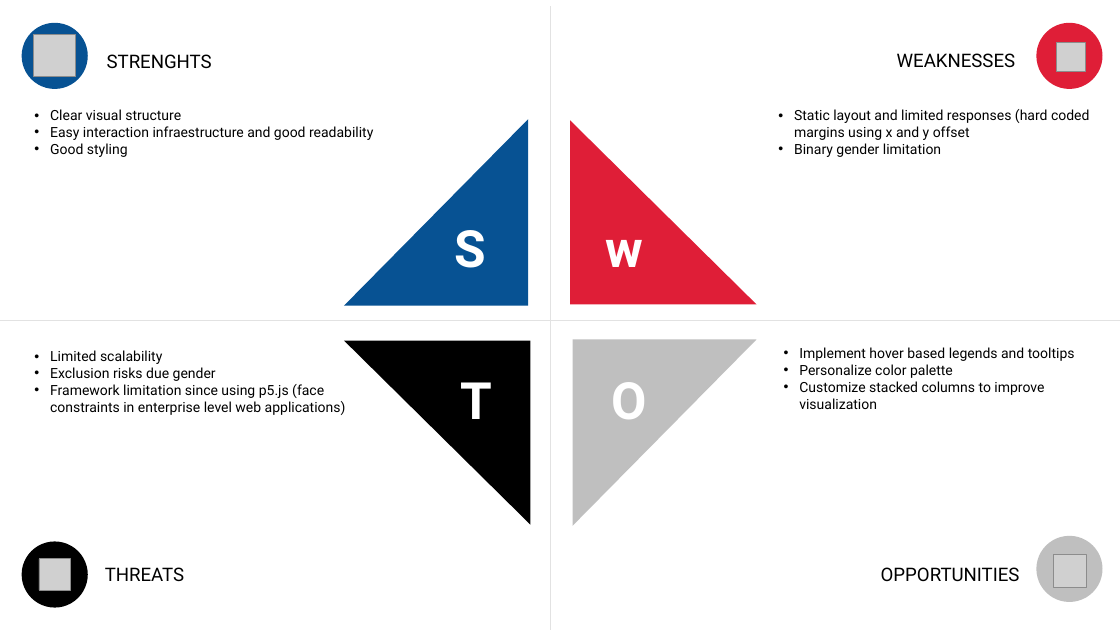
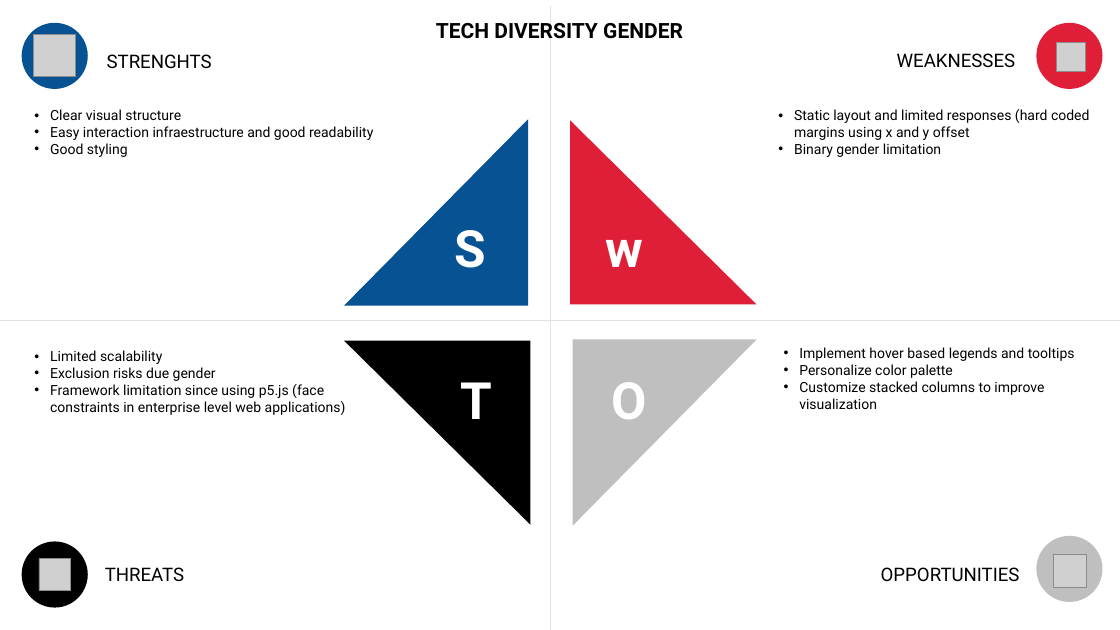
Before and after one commit to bbucalonserra/data-visualization-tool-js, a slide deck: slide 19 of layout-draft.pptx (slide 10 before the commit). Drawn at 1120x630 pixels with LibreOffice and Linux fonts; fonts in the diff are those of the drawing; grey boxes stand for pictures. Boxes give left, top, right and bottom in pixels: in the first picture for what was removed or moved away, otherwise in the second. Text is boxed around its words. In the diff, an @@ line names an element or a change of style, - is before the commit and + after.

```diff
--- a/layout-draft.pptx
+++ b/layout-draft.pptx
@@ text added at [436,23,683,39], 18 pt, text #000000, bold @@
+TECH DIVERSITY GENDER
```
Also in this commit, not shown: 9 other slides changed, 16 slides added, 10 slides removed, 4 other files.
